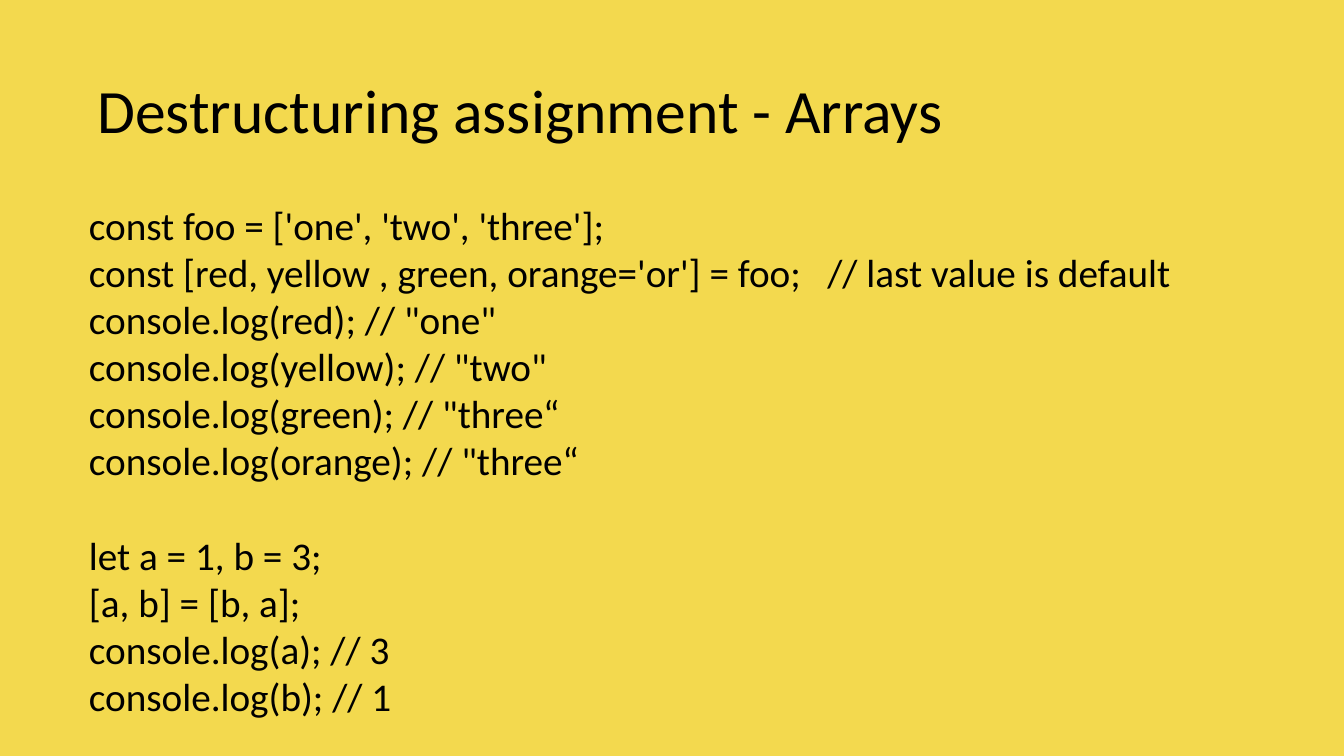
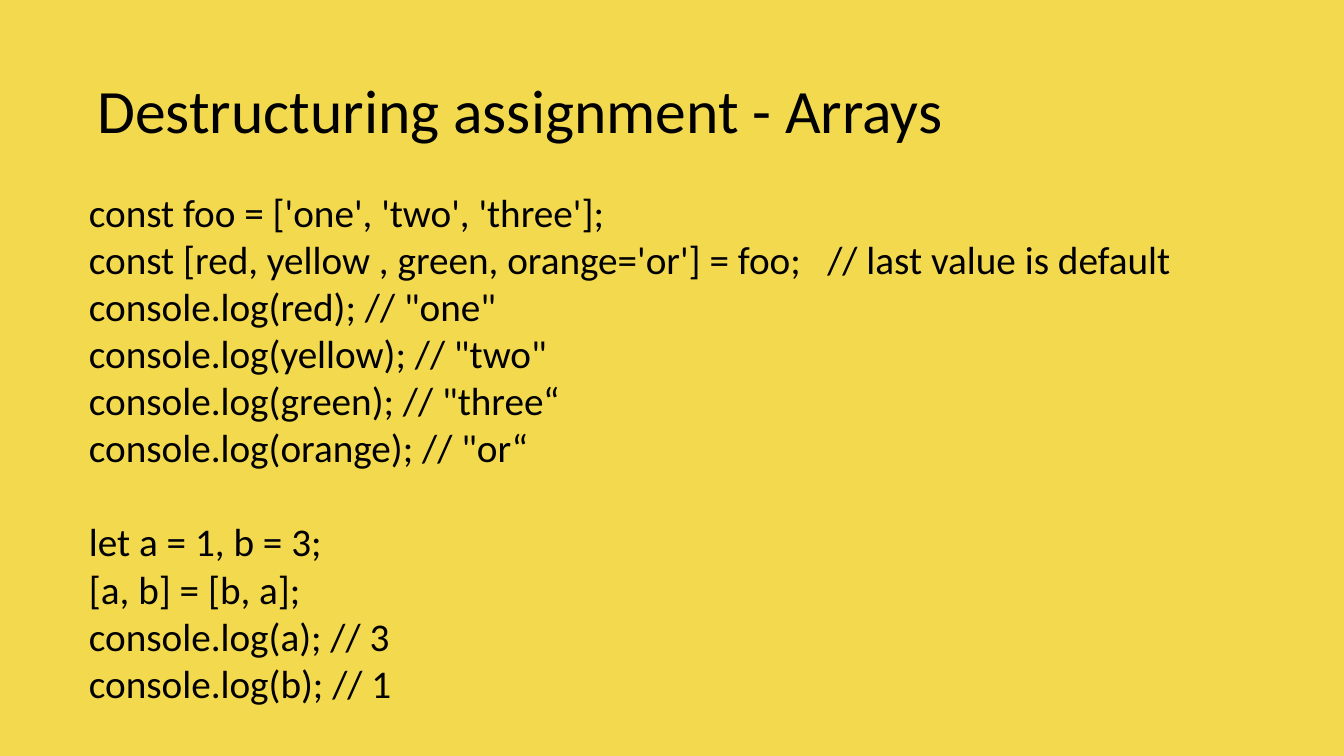
Before and after one commit to vishwanantha/javascript-101, a slide deck: slide 6 of ppt/003 - Spread Operator.pptx. Drawn at 1344x756 pixels with LibreOffice and Linux fonts; fonts in the diff are those of the drawing; background and template pictures are left out. Boxes give left, top, right and bottom in pixels: in the first picture for what was removed or moved away, otherwise in the second. Text is boxed around its words. In the diff, an @@ line names an element or a change of style, - is before the commit and + after.

```diff
--- a/ppt/003 - Spread Operator.pptx
+++ b/ppt/003 - Spread Operator.pptx
@@ text "const foo = ['one', 'two', ...": place and size @@
-text "const foo = ['one', 'two', ..." at box(89, 211, 1170, 718)
+text "const foo = ['one', 'two', ..." at box(89, 198, 1170, 705)
@@ text at box(89, 433, 528, 469): text changed @@
-console.log(orange); // "three“
+console.log(orange); // "or“
```
Also in this commit, not shown: 3 other slides changed, 3 other files.
